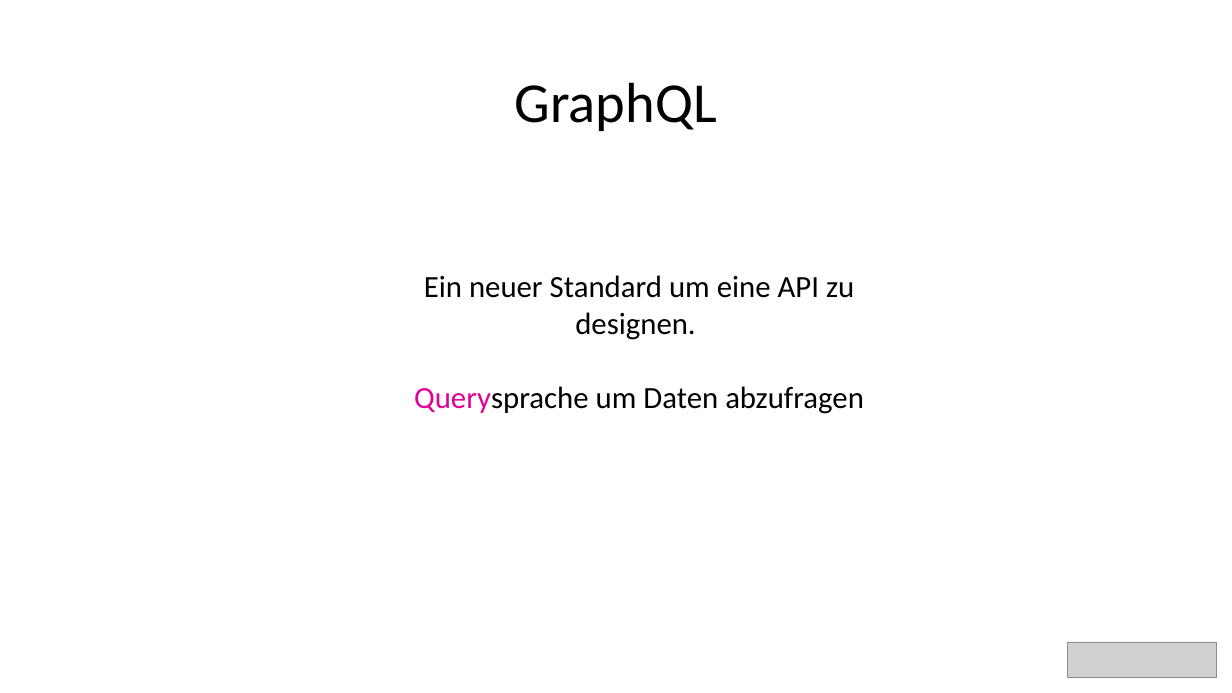
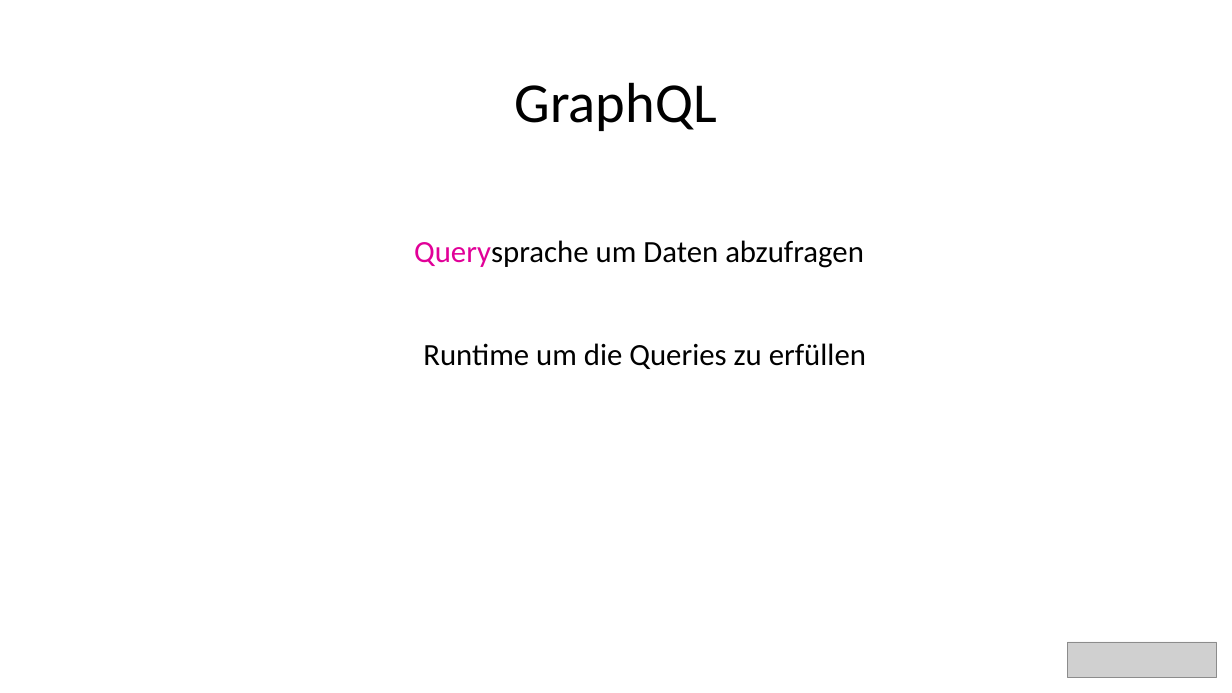
Before and after one commit to bytePassion/GraphQL-Talk, a slide deck: slide 9 of slides/GraphqlSlides.pptx (slide 8 before the commit). Drawn at 1232x693 pixels with LibreOffice and Linux fonts; fonts in the diff are those of the drawing; grey boxes stand for pictures. Boxes give left, top, right and bottom in pixels: in the first picture for what was removed or moved away, otherwise in the second. Text is boxed around its words. In the diff, an @@ line names an element or a change of style, - is before the commit and + after.

```diff
--- a/slides/GraphqlSlides.pptx
+++ b/slides/GraphqlSlides.pptx
@@ text "Querysprache um Daten abzufragen": place and size @@
-text "Querysprache um Daten abzufragen" at [414,386,864,414]
+text "Querysprache um Daten abzufragen" at [414,240,864,268]
@@ text at [423,343,866,369]: text changed @@
-  Ein neuer Standard um eine API zu designen.
+  Runtime um die Queries zu erfüllen
```
Also in this commit, not shown: 3 other slides changed, 1 slide added.
